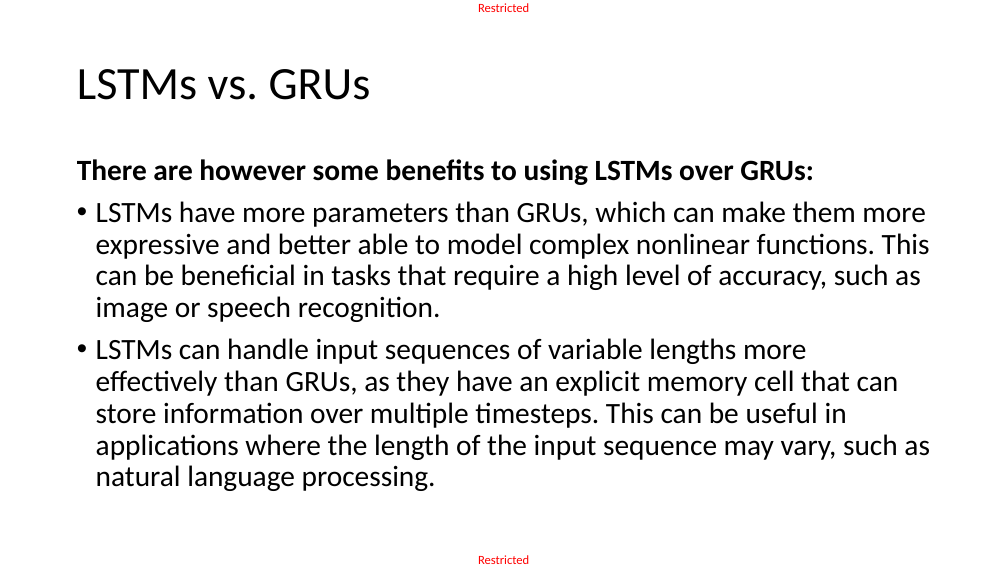
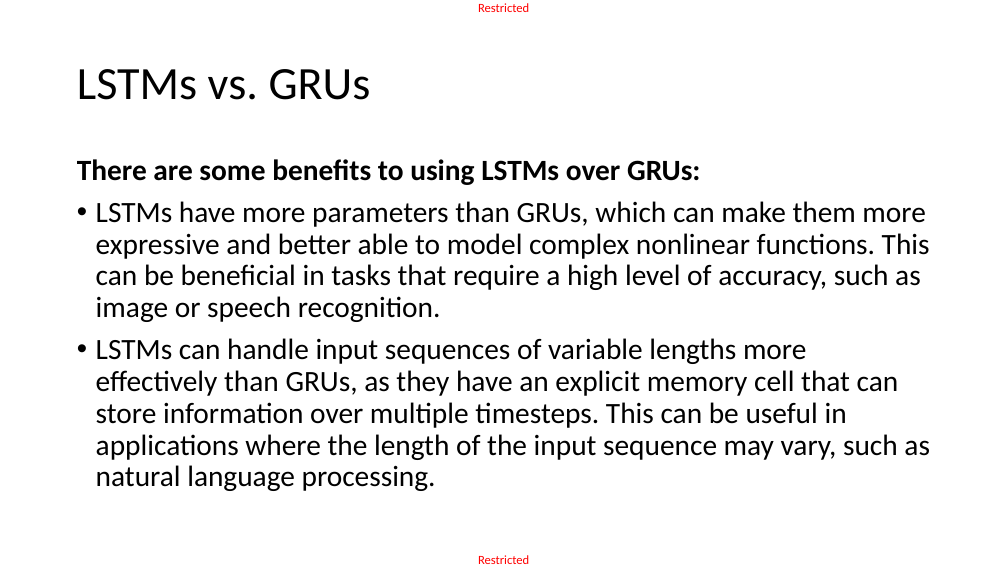
Before and after one commit to matthieudemari/SUTD_DL_50_039, a slide deck: slide 44 of W6/2. W6S2 final/W6S2.pptx. Drawn at 1008x567 pixels with LibreOffice and Linux fonts; fonts in the diff are those of the drawing. Boxes give left, top, right and bottom in pixels: in the first picture for what was removed or moved away, otherwise in the second. Text is boxed around its words. In the diff, an @@ line names an element or a change of style, - is before the commit and + after.

```diff
--- a/W6/2. W6S2 final/W6S2.pptx
+++ b/W6/2. W6S2 final/W6S2.pptx
@@ text at bbox=[77, 159, 701, 185]: text changed @@
-There are however some benefits to using LSTMs over GRUs:
+There are some benefits to using LSTMs over GRUs:
```
Also in this commit, not shown: 4 other slides changed, 8 other files.
